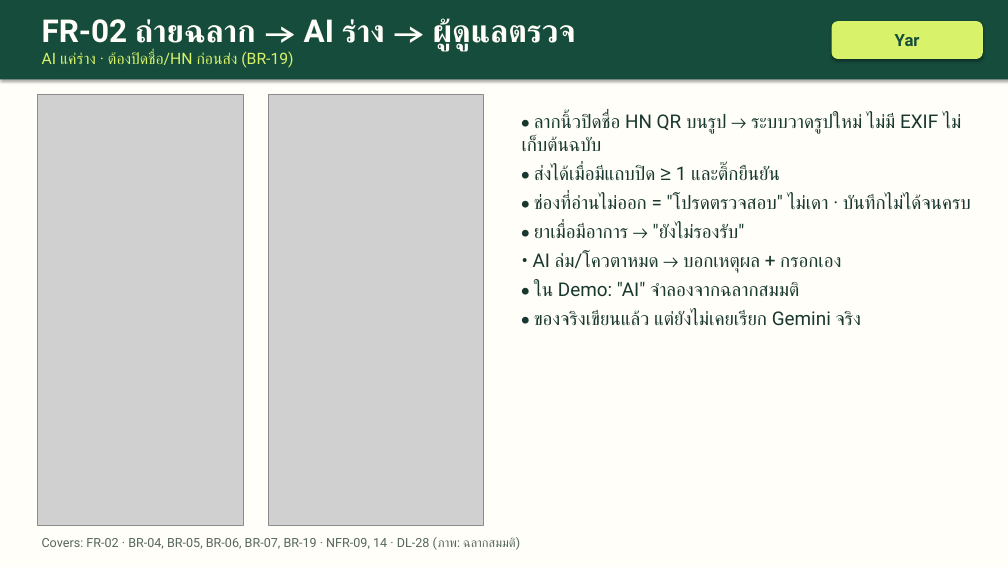
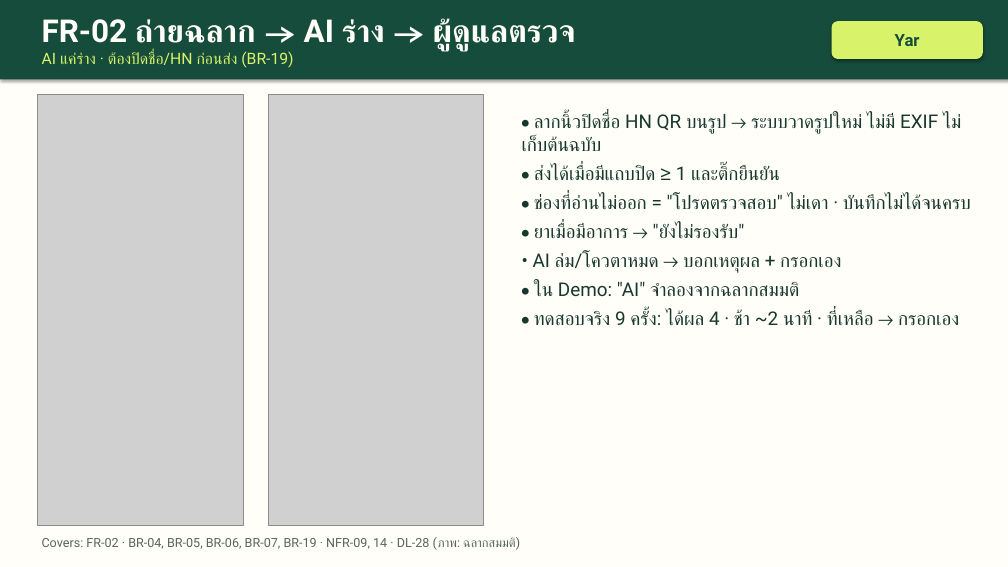
Before and after one commit to yaroo393-png/MedMind, a slide deck: slide 6 of slides/demo-slides.pptx. Drawn at 1008x567 pixels with LibreOffice and Linux fonts; fonts in the diff are those of the drawing; grey boxes stand for pictures. Boxes give left, top, right and bottom in pixels: in the first picture for what was removed or moved away, otherwise in the second. Text is boxed around its words. In the diff, an @@ line names an element or a change of style, - is before the commit and + after.

```diff
--- a/slides/demo-slides.pptx
+++ b/slides/demo-slides.pptx
@@ text at (534, 310, 959, 326): text changed @@
-• ของจริงเขียนแล้ว แต่ยังไม่เคยเรียก Gemini จริง
+• ทดสอบจริง 9 ครั้ง: ได้ผล 4 · ช้า ~2 นาที · ที่เหลือ → กรอกเอง
```
Also in this commit, not shown: 3 other slides changed, 29 other files.
